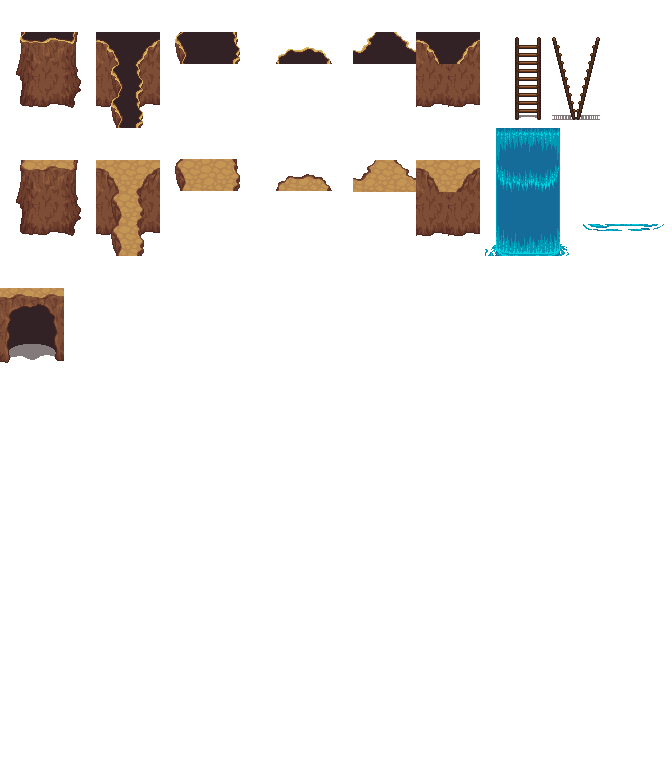
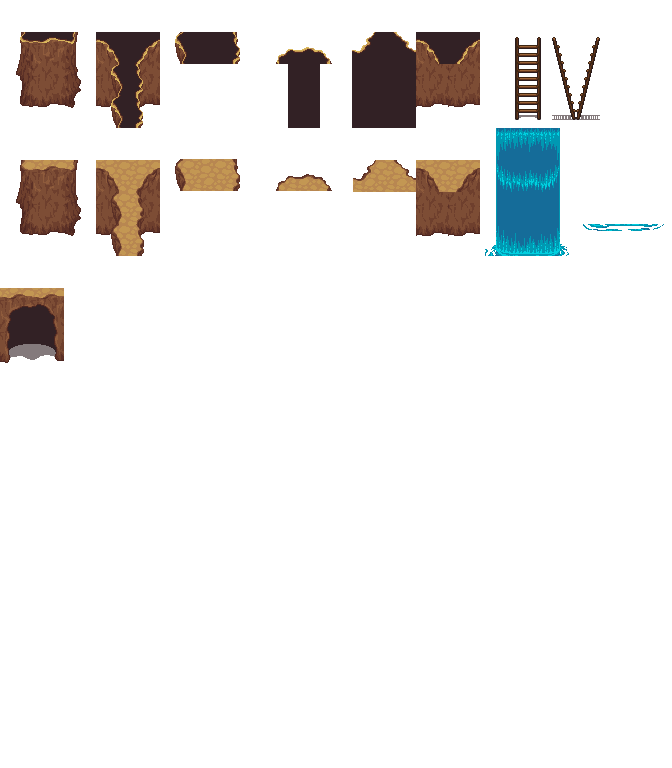
The second 672 x 768 image is a revision of the first. Changes to its layers:
renamed "Pasted Layer" to "outside_objects.png", painted on it over [288, 32, 416, 128]
